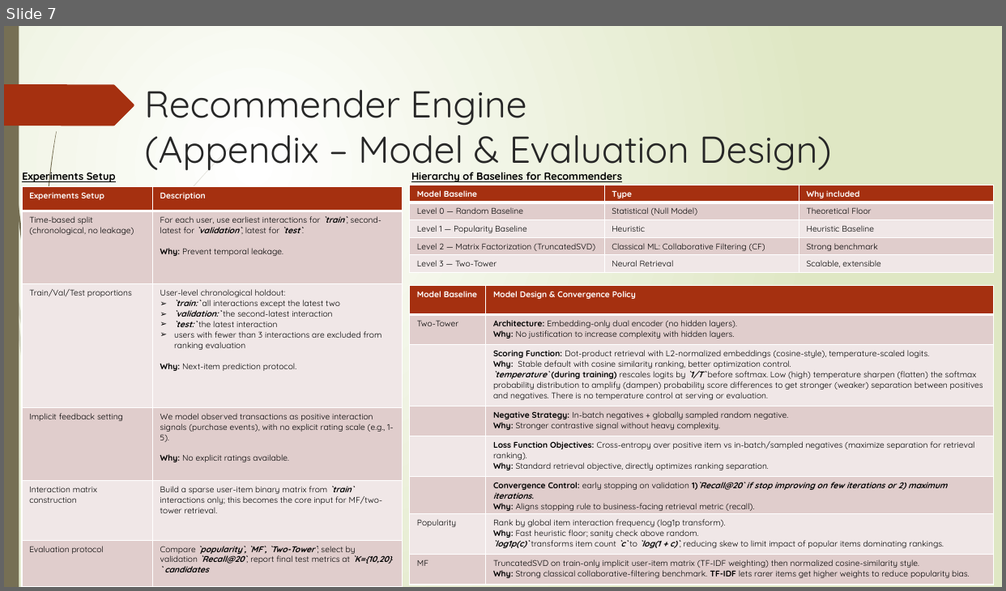
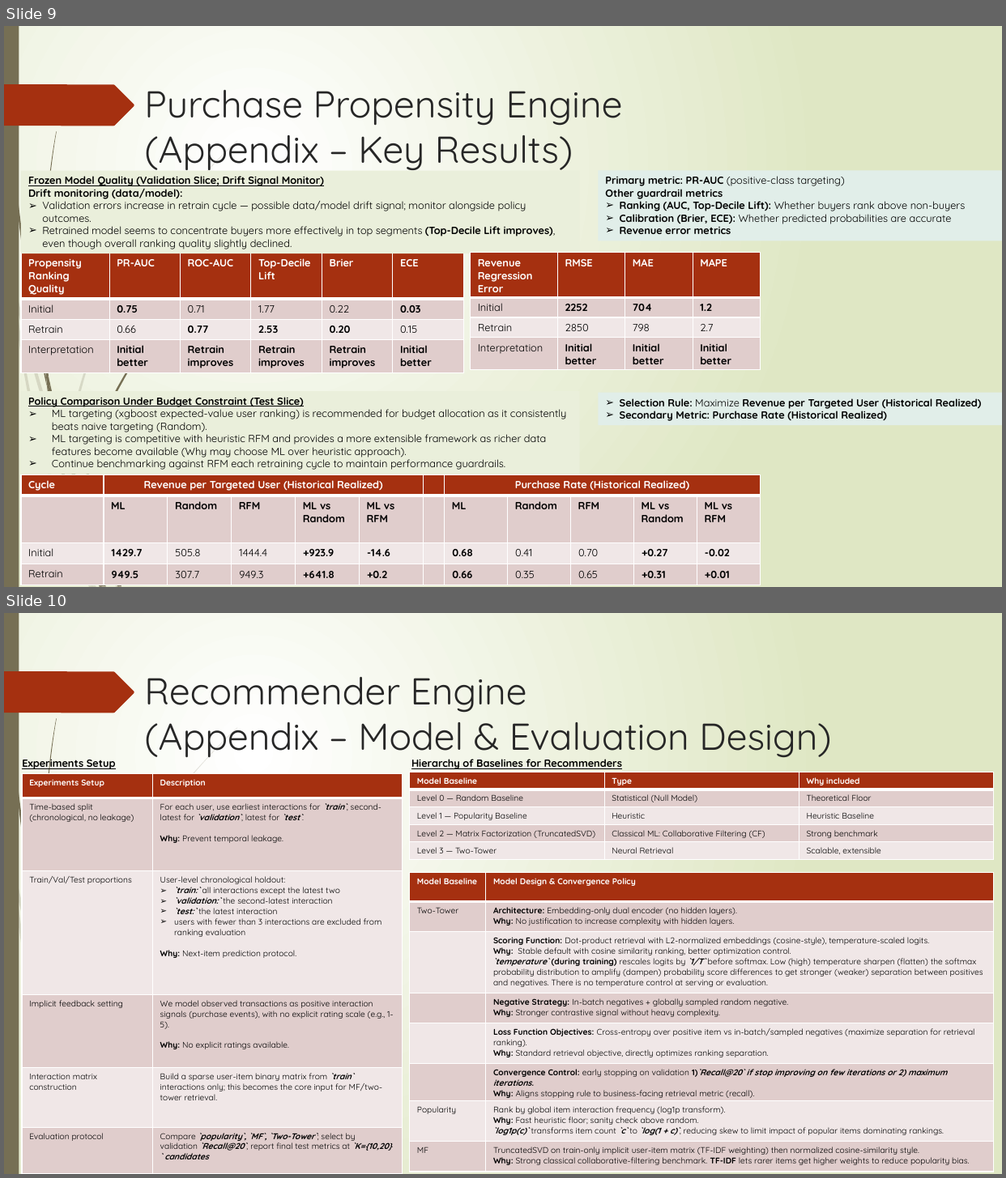
Before and after one commit to Phrey001/mle-marketplace-growth, a slide deck: docs/architecture.pptx. Shown one above the other, each under a label of ours: slide 7 before the commit, slides 9 and 10 after it. The pictures are 1006x591 and 1006x1178 pixels, drawn with LibreOffice and Linux fonts; fonts in the diff are those of the drawing. Boxes give left, top, right and bottom in pixels: in the first picture for what was removed or moved away, otherwise in the second. Text is boxed around its words. In the diff, an @@ line names an element or a change of style, - is before the commit and + after.

```diff
--- a/docs/architecture.pptx
+++ b/docs/architecture.pptx
@@ slide 9 added at box(4, 26, 1002, 587), background gradient #FFFFFF to #DFE8C4; not listed: 24 template elements that a slide beside it also shows @@
@@ title added at box(144, 90, 623, 170), 36 pt, text #262626 @@
+Purchase Propensity Engine
+(Appendix – Key Results)
@@ rectangle added at box(21, 170, 581, 254), fill #EAEFDB, 10 pt, text #000000 @@
+Frozen Model Quality (Validation Slice; Drift Signal Monitor)
+Drift monitoring (data/model):
+➢ Validation errors increase in retrain cycle — possible data/model drift signal; monitor alongside policy outcomes.
+➢ Retrained model seems to concentrate buyers more effectively in top segments (Top-Decile Lift improves), even though overall ranking quality slightly declined.
@@ rectangle added at box(599, 170, 1002, 241), fill #E1EEE9, 10 pt, text #000000, bold @@
+Primary metric: PR-AUC (positive-class targeting)
+Other guardrail metrics
+➢ Ranking (AUC, Top-Decile Lift): Whether buyers rank above non-buyers
+➢ Calibration (Brier, ECE): Whether predicted probabilities are accurate
+➢ Revenue error metrics
@@ table added at box(21, 253, 465, 372), 4 rows, 6 columns @@
+Propensity Ranking Quality | PR-AUC | ROC-AUC | Top-Decile Lift | Brier | ECE
+Initial | 0.75 | 0.71 | 1.77 | 0.22 | 0.03
+Retrain | 0.66 | 0.77 | 2.53 | 0.20 | 0.15
+Interpretation | Initial better | Retrain improves | Retrain improves | Retrain improves | Initial better
@@ table added at box(471, 253, 760, 370), 4 rows, 4 columns @@
+Revenue Regression Error | RMSE | MAE | MAPE
+Initial | 2252 | 704 | 1.2
+Retrain | 2850 | 798 | 2.7
+Interpretation | Initial better | Initial better | Initial better
@@ rectangle added at box(21, 391, 581, 475), fill #EAEFDB, 10 pt, text #000000 @@
+Policy Comparison Under Budget Constraint (Test Slice)
+➢ ML targeting (xgboost expected-value user ranking) is recommended for budget allocation as it consistently beats naive targeting (Random).
+➢ ML targeting is competitive with heuristic RFM and provides a more extensible framework as richer data features become available (Why may choose ML over heuristic approach).
+➢ Continue benchmarking against RFM each retraining cycle to maintain performance guardrails.
@@ rectangle added at box(599, 393, 1002, 426), fill #E1EEE9, 10 pt, text #000000, bold @@
+➢ Selection Rule: Maximize Revenue per Targeted User (Historical Realized)
+➢ Secondary Metric: Purchase Rate (Historical Realized)
@@ table added at box(21, 476, 758, 586), 4 rows, 12 columns @@
+Cycle | Revenue per Targeted User (Historical Realized) |  |  |  |  |  | Purchase Rate (Historical Realized) |  |  |  | 
+ | ML | Random | RFM | ML vs Random | ML vs RFM |  | ML | Random | RFM | ML vs Random | ML vs RFM
+Initial | 1429.7 | 505.8 | 1444.4 | +923.9 | -14.6 |  | 0.68 | 0.41 | 0.70 | +0.27 | -0.02
+Retrain | 949.5 | 307.7 | 949.3 | +641.8 | +0.2 |  | 0.66 | 0.35 | 0.65 | +0.31 | +0.01
@@ what was slide 7 is now slide 10 @@
```
Also in this commit, not shown: 3 slides changed, 4 other slides added, 3 slides removed, 36 other files.
